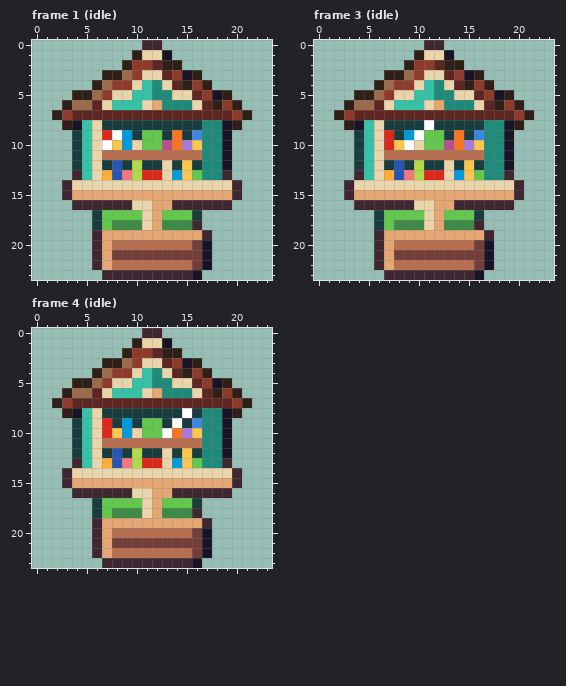
File history of a pixel-art file, art/obstacles/little-free-library@50.aseprite. The picture above is the old version.
24x24 pixels, 4 frames. Shown: frame 1 (idle), frame 3 (idle), frame 4 (idle). The commit also changed other frames, which this record leaves out.
After the commit:
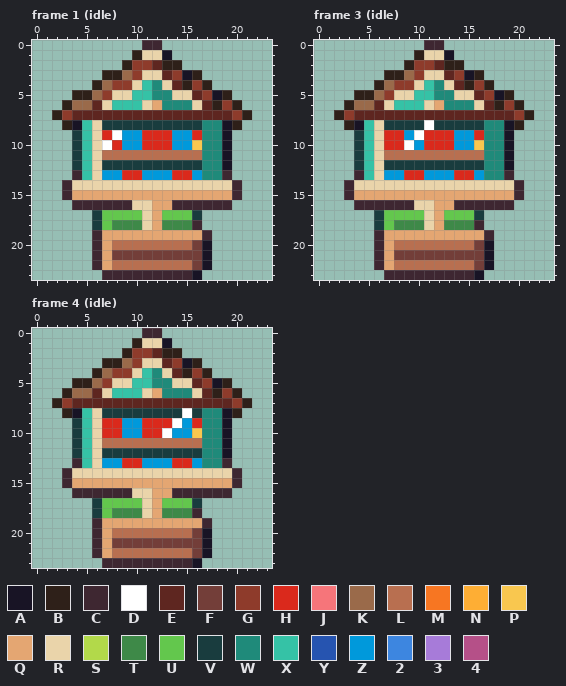
Palette (. is transparent): A #181425  B #2e2019  C #3e2731  D #ffffff  E #5e2620  F #733e39  G #8e3b2b  H #da291c  J #f6757a  K #9a6a4a  L #b86f50  M #f77622  N #feae34  P #f9c74f  Q #e4a672  R #ead4aa  S #b2d94a  T #3e8948  U #63c74d  V #193c3e  W #1f8a7a  X #35c2a6  Y #2654b0  Z #0099db  2 #3d86e0  3 #a77bd9  4 #b55088
The exact change:
Changed rows in their new state; - is an unchanged pixel.
Frame 1 (idle):
first column x 7:
 9 ---ZHHHZZH
10 -H-ZHHHZZ-
12 -V-V--V-V-
13 ZZHHZZZHHZ
Frame 3 (idle):
first column x 7:
 9 -H--HHHZZH
10 -H-ZHHHZZ-
12 -V-V--V-V-
13 ZZHHZZZHHZ
Frame 4 (idle):
first column x 7:
 9 -H-ZHHH-ZH
10 -H-ZHH-ZZ-
12 -V-V--V-V-
13 ZZHHZZZHHZ
Where, in picture pixels (left, top, right, bottom), the same in both pictures:
changed: (102, 130, 202, 180)
changed: (384, 130, 484, 180)
changed: (102, 418, 202, 468)
